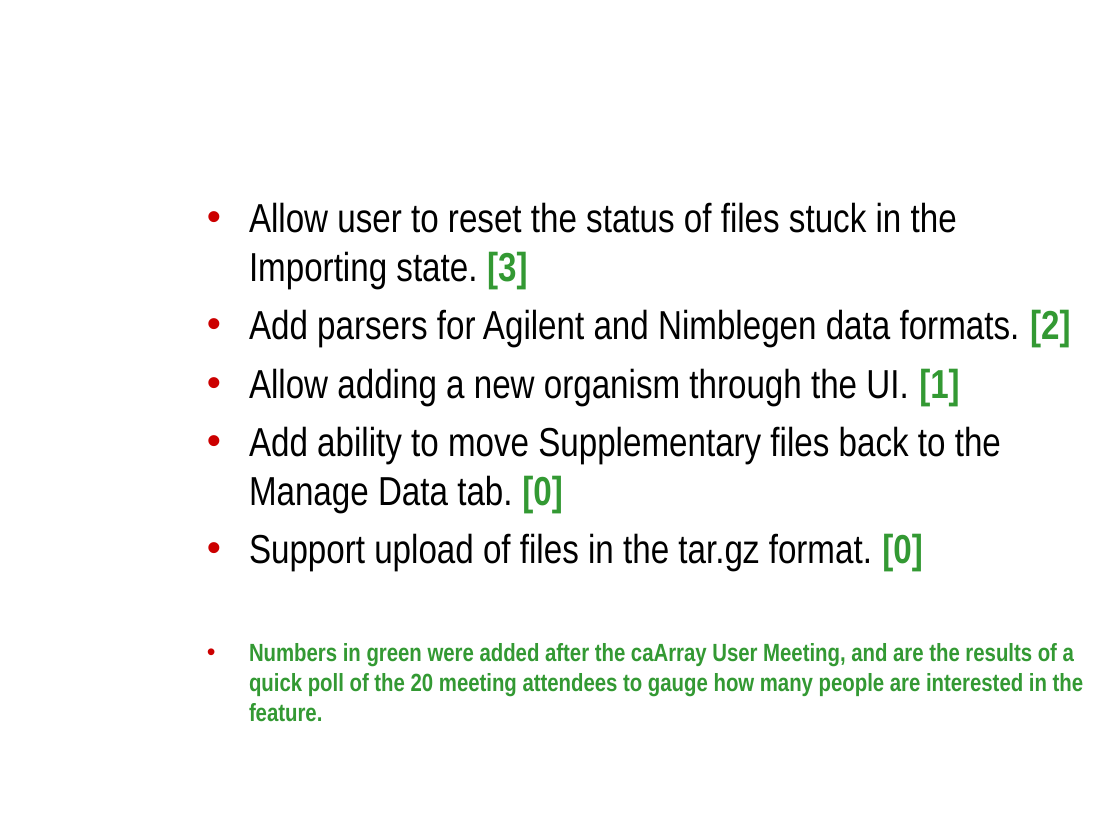
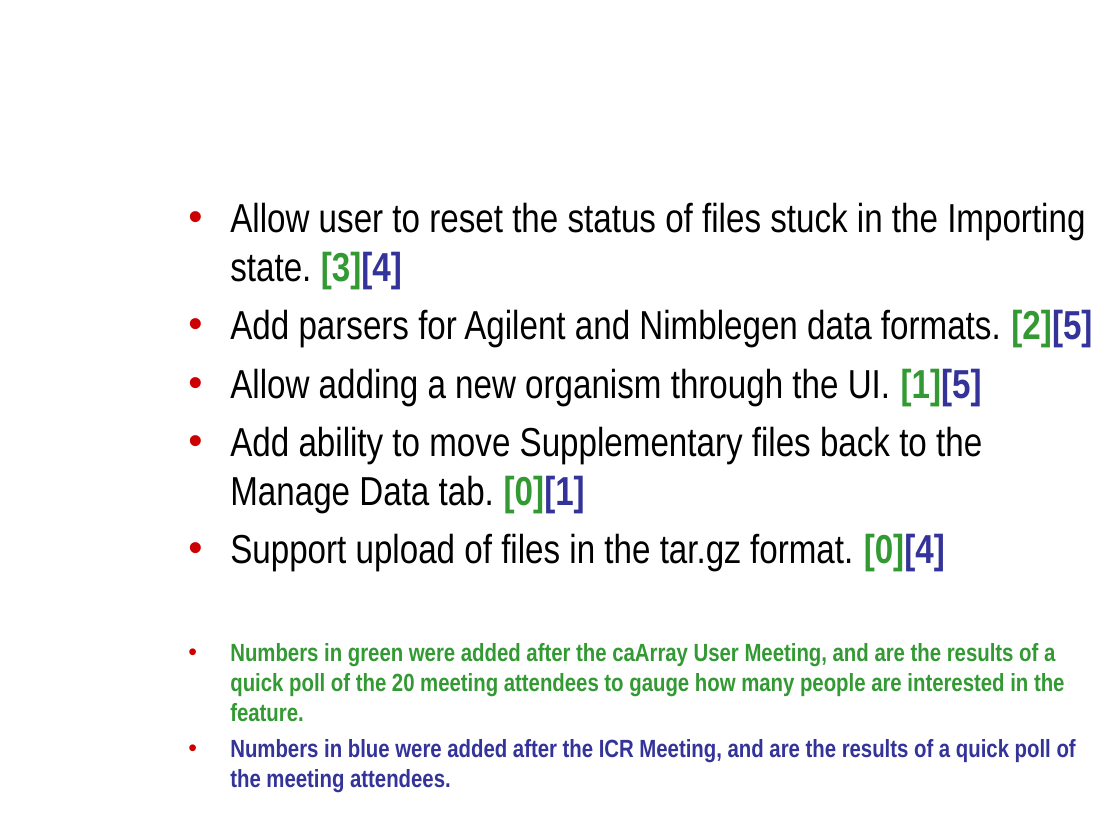
Before and after one commit to NCIP/caarray-docs, a slide deck: slide 13 of project_management/open_meetings/caArray_at_ICR_telecon_2009_08.ppt. Drawn at 1120x840 pixels with LibreOffice and Linux fonts; fonts in the diff are those of the drawing; background and template pictures are left out. Boxes give left, top, right and bottom in pixels: in the first picture for what was removed or moved away, otherwise in the second. Text is boxed around its words. In the diff, an @@ line names an element or a change of style, - is before the commit and + after.

Commit message:
Added the results from taking voting at ICR teleconference.

```diff
--- a/project_management/open_meetings/caArray_at_ICR_telecon_2009_08.ppt
+++ b/project_management/open_meetings/caArray_at_ICR_telecon_2009_08.ppt
@@ text "Allow user to reset the ...": place and size @@
-text "Allow user to reset the ..." at box(249, 202, 1084, 722)
+text "Allow user to reset the ..." at box(230, 202, 1092, 792)
@@ text at box(230, 202, 1092, 572): text changed @@
-• Allow user to reset the status of files stuck in the Importing state. [3]
-• Add parsers for Agilent and Nimblegen data formats. [2]
-• Allow adding a new organism through the UI. [1]
-• Add ability to move Supplementary files back to the Manage Data tab. [0]
-• Support upload of files in the tar.gz format. [0]
+• Allow user to reset the status of files stuck in the Importing state. [3][4]
+• Add parsers for Agilent and Nimblegen data formats. [2][5]
+• Allow adding a new organism through the UI. [1][5]
+• Add ability to move Supplementary files back to the Manage Data tab. [0][1]
+• Support upload of files in the tar.gz format. [0][4]
@@ text at box(230, 739, 1076, 792): paragraph added @@
+• Numbers in blue were added after the ICR Meeting, and are the results of a quick poll of the meeting attendees.
```
Also in this commit, not shown: 1 other slide changed.
